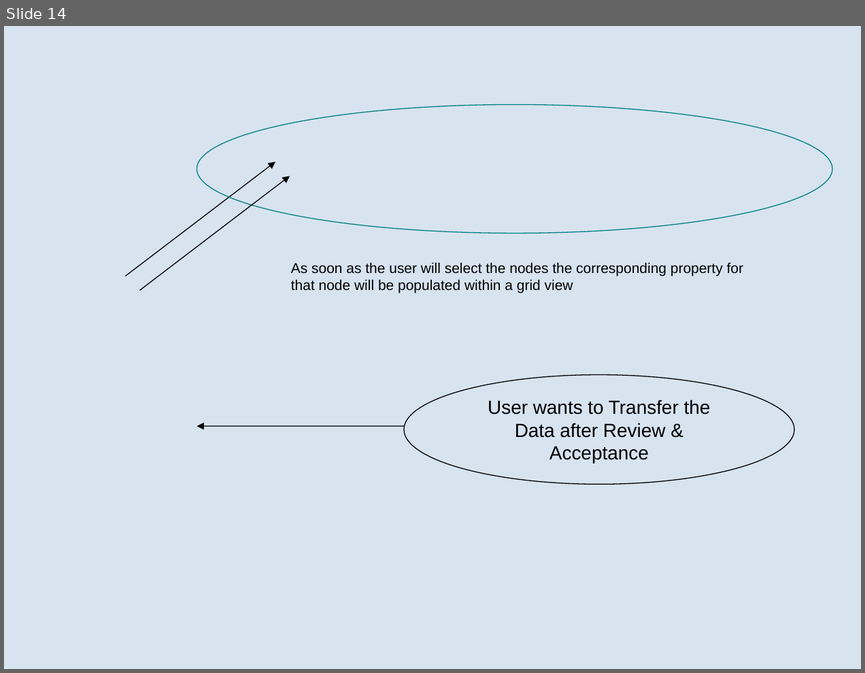
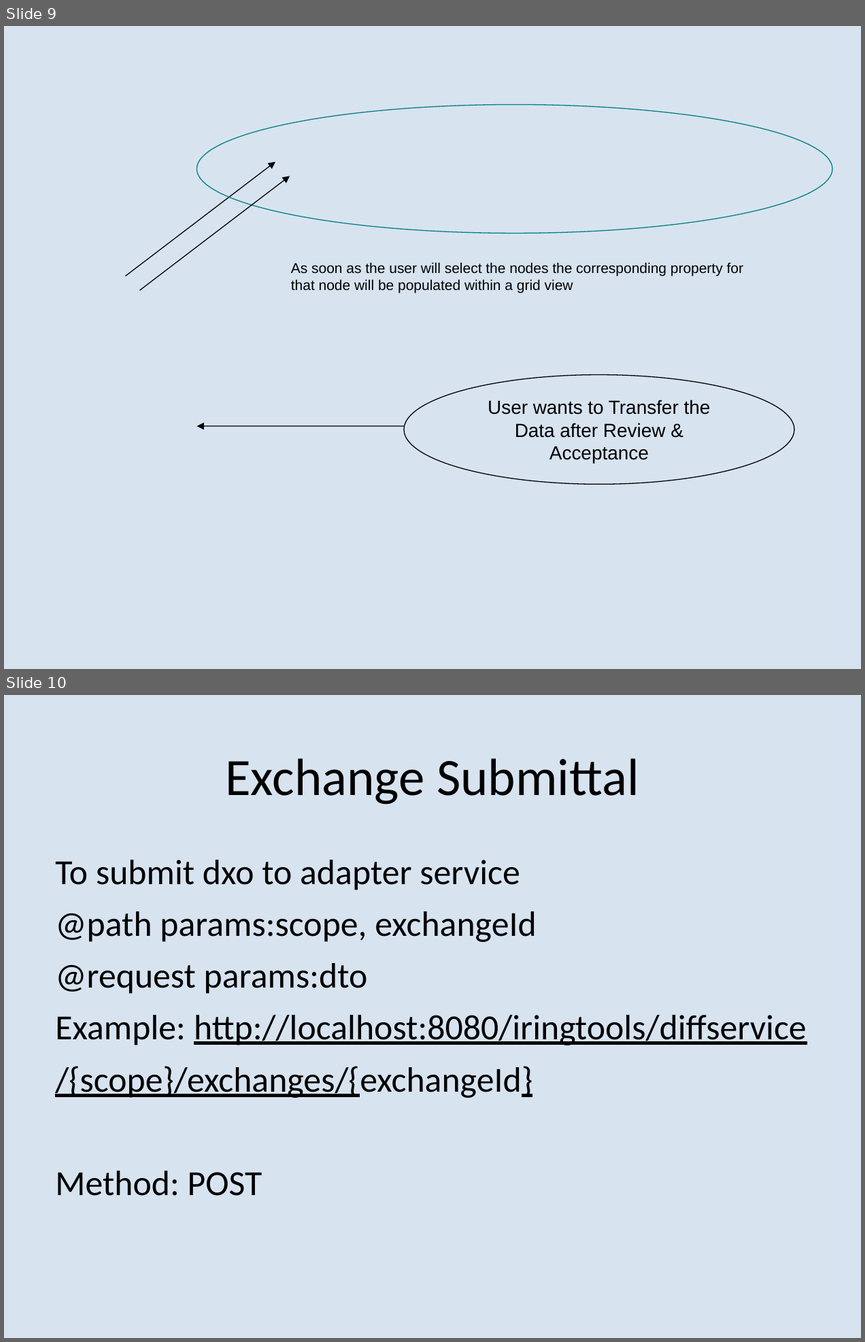
Before and after one commit to heyena/iring-tools, a slide deck: trunk/iRINGTools.ESB/documents/Sprint 2 User Stories.1.0.ppt. Shown one above the other, each under a label of ours: slide 14 before the commit, slides 9 and 10 after it. The pictures are 865x673 and 865x1342 pixels, drawn with LibreOffice and Linux fonts; fonts in the diff are those of the drawing; background and template pictures are left out. Boxes give left, top, right and bottom in pixels: in the first picture for what was removed or moved away, otherwise in the second. Text is boxed around its words. In the diff, an @@ line names an element or a change of style, - is before the commit and + after.

Commit message:
Revisions to web services design.

```diff
--- a/trunk/iRINGTools.ESB/documents/Sprint 2 User Stories.1.0.ppt
+++ b/trunk/iRINGTools.ESB/documents/Sprint 2 User Stories.1.0.ppt
@@ slide 10 added at (4, 695, 861, 1338), background #D8E3F0 @@
@@ title added at (225, 758, 639, 804), 44 pt, text #000000 @@
+Exchange Submittal
@@ text added at (55, 860, 806, 1195), 29.6 pt, text #000000 @@
+To submit dxo to adapter service
+@path params:scope, exchangeId
+@request params:dto
+Example: http://localhost:8080/iringtools/diffservice
+/{scope}/exchanges/{exchangeId}
+Method: POST
@@ what was slide 14 is now slide 9 @@
```
Also in this commit, not shown: 5 other slides added, 3 slides removed, 2 other files.
